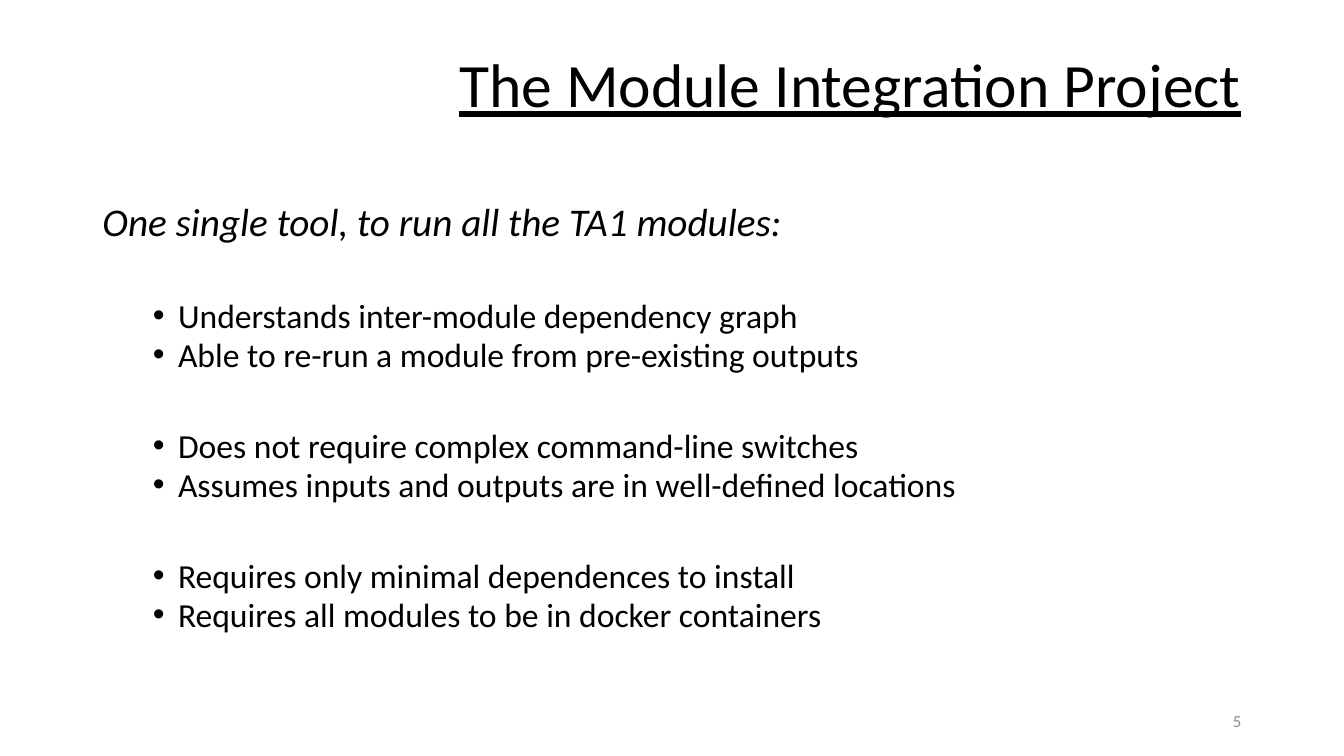
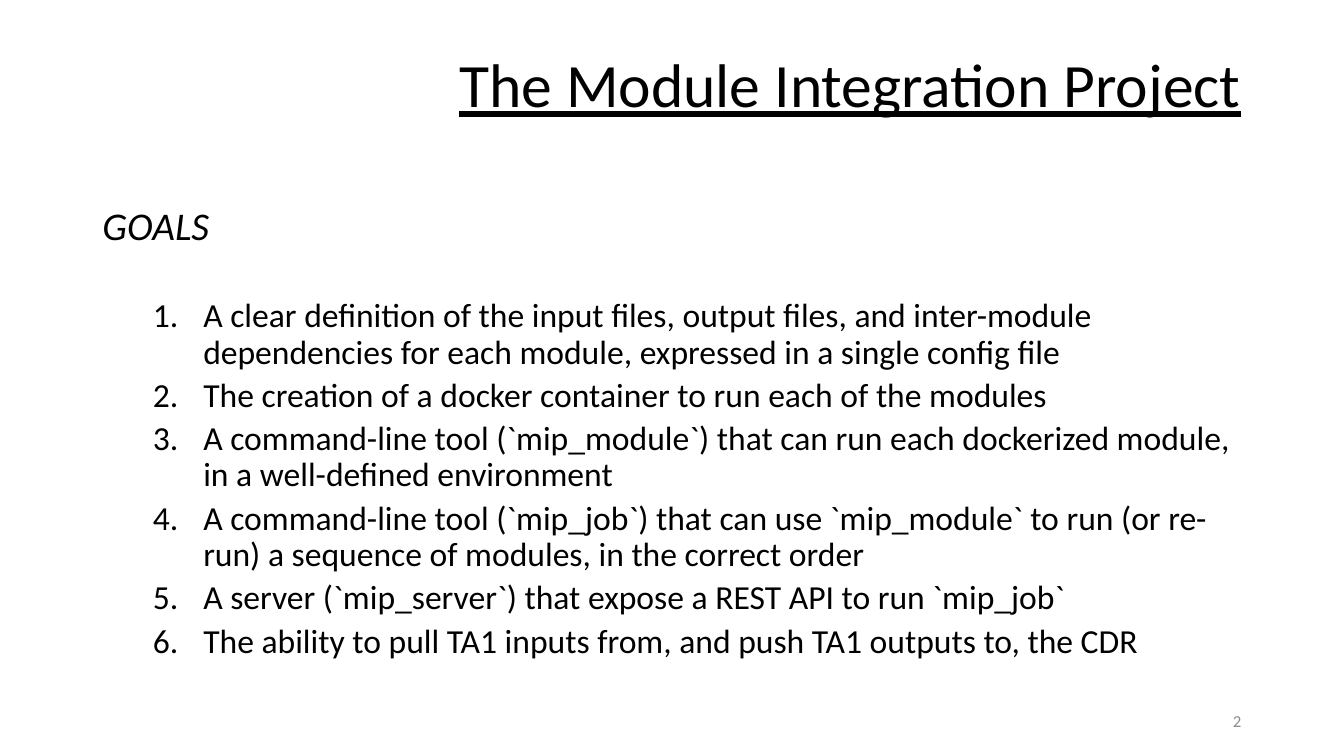
Before and after one commit to DARPA-CRITICALMAAS/ta1_integration, a slide deck: slide 2 of docs/overview.pptx (slide 5 before the commit). Drawn at 1344x756 pixels with LibreOffice and Linux fonts; fonts in the diff are those of the drawing. Boxes give left, top, right and bottom in pixels: in the first picture for what was removed or moved away, otherwise in the second. Text is boxed around its words. In the diff, an @@ line names an element or a change of style, - is before the commit and + after.

Commit message:
fixes from deployment testing (#7)
* log the docker command

* updates for new mip_* tools

* updated TODOs

* wip: mip service

* line extract bug fix

* removed text-spotting

* removed text spotting

* geopackage cmd line error

* server wip

* doc fixes from Weiwei

* added 23

* bug fix

```diff
--- a/docs/overview.pptx
+++ b/docs/overview.pptx
@@ text at (102, 214, 1230, 659): text changed @@
-One single tool, to run all the TA1 modules:
-  • Understands inter-module dependency graph
-  • Able to re-run a module from pre-existing outputs
-  • Does not require complex command-line switches
-  • Assumes inputs and outputs are in well-defined locations
-  • Requires only minimal dependences to install
-  • Requires all modules to be in docker containers
+GOALS
+  1. A clear definition of the input files, output files, and inter-module dependencies for each module, expressed in a single config file
+  2. The creation of a docker container to run each of the modules
+  3. A command-line tool (`mip_module`) that can run each dockerized module, in a well-defined environment
+  4. A command-line tool (`mip_job`) that can use `mip_module` to run (or re-run) a sequence of modules, in the correct order
+  5. A server (`mip_server`) that expose a REST API to run `mip_job`
+  6. The ability to pull TA1 inputs from, and push TA1 outputs to, the CDR
@@ page number at (1233, 716, 1241, 727): text changed @@
-5
+2
```
Also in this commit, not shown: 8 other slides changed, 1 slide added, 4 slides removed, 16 other files.
